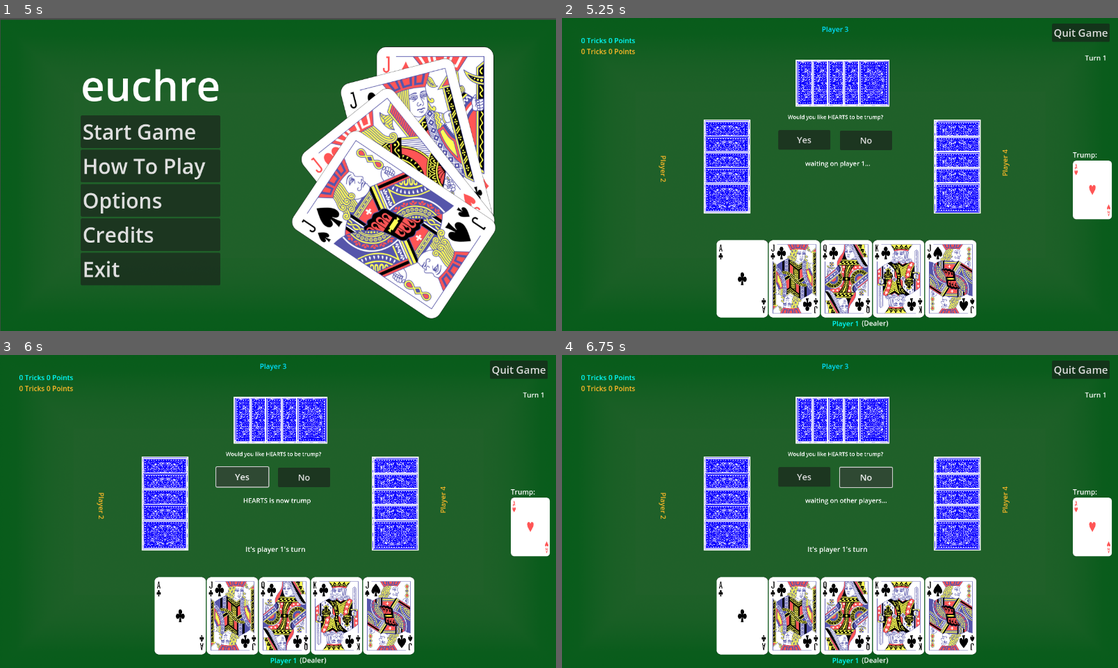
Above: before the commit, frames 1-4 (two rows, left to right).
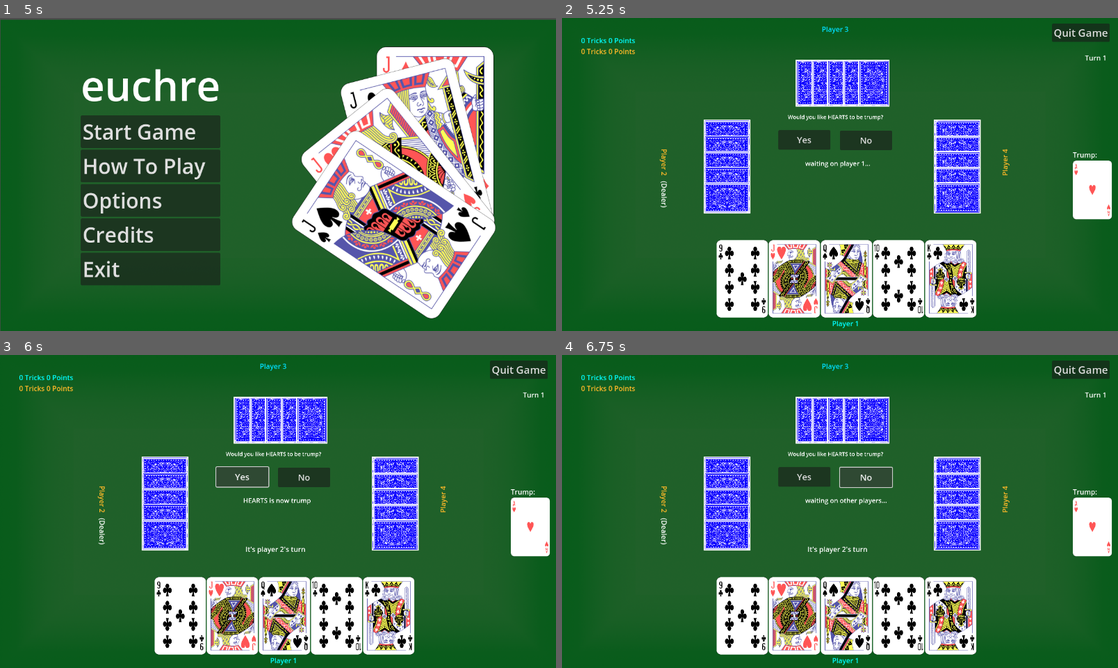
Above: after the commit, the same moments.

Repository: rayaboutany/Euchre
Game: Godot game, scene res://scenes/mainmenu.tscn
The game is run twice, just before and just after one commit, with the same random seed, the same clock (stepped at 60 frames per second) and the same inputs.
Inputs:
- Up to frame 1 (5 s): click "How To Play" at 0.5 s; click "Back" at 1.25 s; click "Options" at 2 s; click "Back" at 2.75 s; click "Credits" at 3.5 s; click "Back" at 4.25 s
- Up to frame 2 (5.25 s): click "Start Game" at 5 s
- Up to frame 3 (6 s): click "Yes" at 5.75 s
- Up to frame 4 (6.75 s): click "No" at 6.5 s

Frame 1 is identical in both runs. In frame 2, 5.7% of the frame differs, in the area x 17-81%, y 41-99%; in frame 3, 5.7%; in frame 4, 5.7%.

Commit message:
idrk

Diff:
--- a/scenes/Label3.gd
+++ b/scenes/Label3.gd
@@ -6,6 +6,7 @@
 func _ready():
 	global.cardPlayed.connect(cardEmitted)
 	global.nextPlayer.connect(newTurn)
+	global.setPlayer.connect(setTurn)
 	#nextPlayer.connect(newTurn)
 	set_text("It's player "+ str(turn) + "'s turn")
 
@@ -16,6 +17,10 @@
 		turn = 1
 	set_text("It's player "+ str(turn) + "'s turn")
 
+func setTurn(player):
+	turn = player
+	set_text("It's player "+ str(turn) + "'s turn")
+
 # Called every frame. 'delta' is the elapsed time since the previous frame.
 func _process(delta):
 	pass
@@ -23,7 +28,7 @@
 
 func _on_buttoncard_1_pressed():
 	visible = true
-	turn = 1
+	#turn = 1
 	set_text("It's player "+ str(turn) + "'s turn")
 	 # Replace with function body.
 
--- a/scenes/table.tscn
+++ b/scenes/table.tscn
@@ -107,10 +107,10 @@
 
 [node name="Label2" type="Label" parent="playerLabels"]
 layout_mode = 0
-offset_left = 12.9995
-offset_top = 210.0
-offset_right = 74.9995
-offset_bottom = 423.0
+offset_left = 10.9994
+offset_top = 225.0
+offset_right = 72.9994
+offset_bottom = 387.0
 rotation = 4.71239
 theme_override_colors/font_color = Color(1, 0.72549, 0.156863, 1)
 text = "Player 2"
@@ -131,9 +131,9 @@
 [node name="Label4" type="Label" parent="playerLabels"]
 layout_mode = 0
 offset_left = -750.0
-offset_top = 161.998
+offset_top = 163.0
 offset_right = -688.0
-offset_bottom = 374.998
+offset_bottom = 376.0
 rotation = 1.5708
 theme_override_colors/font_color = Color(1, 0.72549, 0.156863, 1)
 text = "Player 4"
@@ -220,8 +220,11 @@
 script = ExtResource("9_tg204")
 
 [node name="dealerLabel" type="Label" parent="."]
-offset_right = 40.0
-offset_bottom = 23.0
+offset_left = 1009.0
+offset_top = 294.0
+offset_right = 1072.0
+offset_bottom = 317.0
+rotation = 4.71239
 text = "(Dealer)"
 
 [node name="moveTimer" type="Timer" parent="."]
@@ -236,6 +239,7 @@
 script = ExtResource("13_5p51i")
 
 [node name="NinePatchRect" type="NinePatchRect" parent="GameMenu"]
+visible = false
 layout_mode = 0
 offset_left = 763.0
 offset_top = 14.0
--- a/scripts/global.gd
+++ b/scripts/global.gd
@@ -11,6 +11,7 @@
 signal cardclicked(card)
 signal trumpselected(suit)
 signal nextPlayer()
+signal setPlayer(player)
 signal delete()
 
 # Called when the node enters the scene tree for the first time.
--- a/scripts/table.gd
+++ b/scripts/table.gd
@@ -1,20 +1,29 @@
 extends Node2D
 #variables and signals
+#preload card scene
 var load_card = preload("res://scenes/card2.tscn")
+
+#other
+signal work
+var rng = RandomNumberGenerator.new()
+
+#arrays
 var deck = []
 var playerHand = []
 var suits = ["HEARTS","DIAMONDS","CLUBS","SPADES"]
-signal work
 var bot1Hand = []
 var bot2Hand = []
 var bot3Hand = []
 var currentTrick = []
 var tricks = []
+
+#ints
 var teamTricks = 0
 var oppTricks = 0
 var teamScore = 0
 var oppScore = 0
-var dealer = 0
+var dealer = int(rng.randf_range(1,4))
+
 #question: Attackers (Trump Selector) & Defenders Logic for Scoring?
 #question 2: Scoring for going alone? (Maybe Future)
 #Scoring notes:
@@ -51,7 +60,6 @@
 func shuffle():
 	print("shuffling...")
 	var shuffleDeck = []
-	var rng = RandomNumberGenerator.new()
 	var nextCardIndex
 	shuffleDeck.resize(24)
 	for i in 24:
@@ -85,14 +93,14 @@
 			$dealerLabel.rotation = 0
 			$dealerLabel.position = Vector2(690,690)
 		2:
-			$dealerLabel.rotation = 3*PI/2
-			$dealerLabel.position = Vector2(250,360)
+			$dealerLabel.rotation = PI/2
+			$dealerLabel.position = Vector2(247,375)
 		3:
 			$dealerLabel.rotation = 0
-			$dealerLabel.position = Vector2(610,30)
-		2:
-			$dealerLabel.rotation = PI/2
-			$dealerLabel.position = Vector2(1020,310)
+			$dealerLabel.position = Vector2(670,14)
+		4:
+			$dealerLabel.rotation = 3*PI/2
+			$dealerLabel.position = Vector2(1009,294)
 
 #pulls a card off of the top of the deck, adds the card to the specified hand array, and sets the same card in the deck to null
 func deal(hand):
@@ -172,6 +180,8 @@
 	currentTrick.resize(4)
 	shuffle()
 	createHands()
+	global.setPlayer.emit(dealer)
+
 
 #assessing card values and returning the greater card
 #10 billion fucking if statements - improve later if there's time
